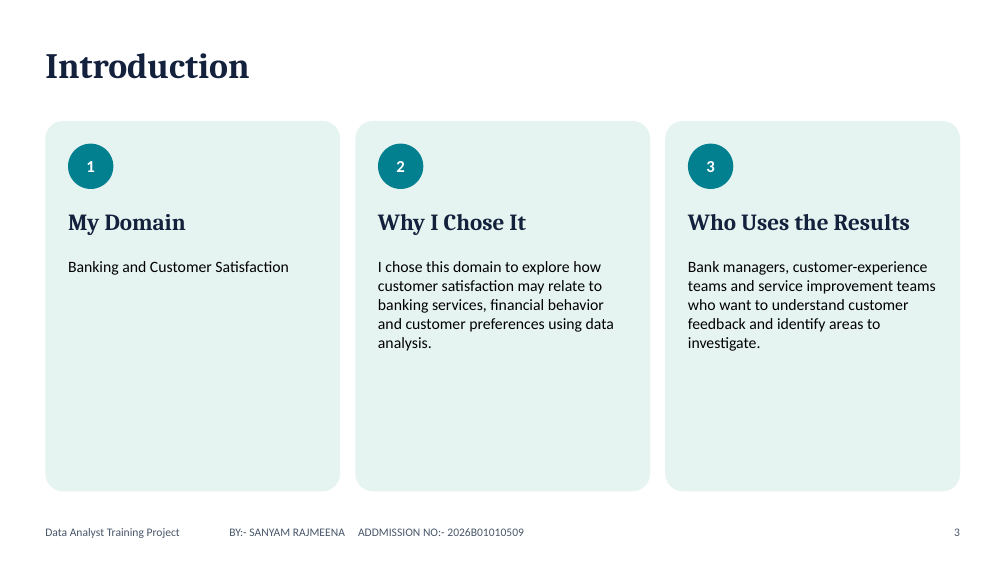
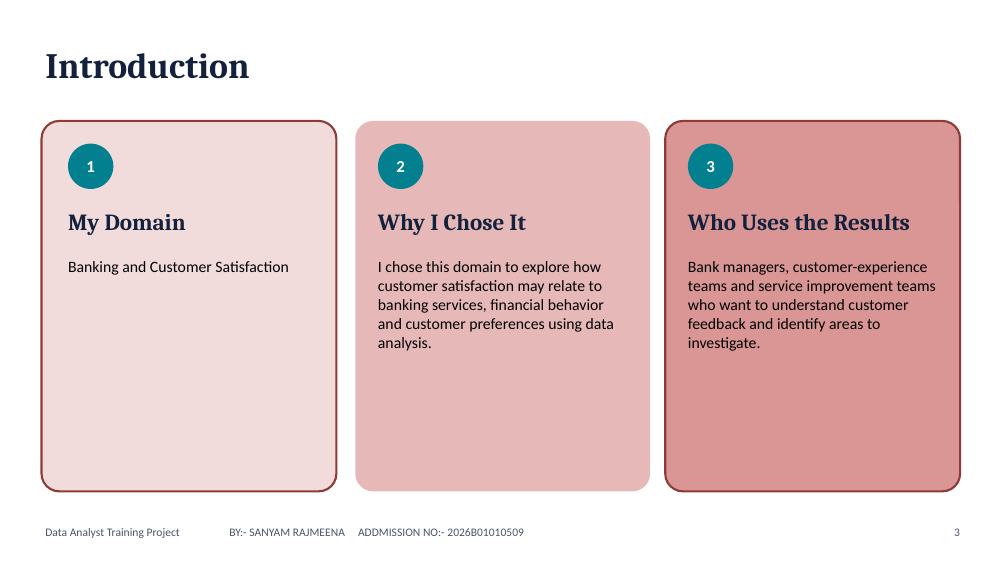
Before and after one commit to sai-secretive/HCL_DATA_ANALYTICS_PROJECT, a slide deck: slide 2 of script/presentation.pptx. Drawn at 1008x567 pixels with LibreOffice and Linux fonts; fonts in the diff are those of the drawing. Boxes give left, top, right and bottom in pixels: in the first picture for what was removed or moved away, otherwise in the second. Text is boxed around its words. In the diff, an @@ line names an element or a change of style, - is before the commit and + after.

```diff
--- a/script/presentation.pptx
+++ b/script/presentation.pptx
@@ rounded rectangle at box(42, 121, 337, 492): fill #E6F4F1 to #F2DCDB; outline none to #8E3B39 2 pt @@
@@ rounded rectangle at box(355, 121, 650, 492): fill #E6F4F1 to #E6B9B8 @@
@@ rounded rectangle at box(665, 121, 960, 492): fill #E6F4F1 to #D99694; outline none to #8E3B39 2 pt @@
```
Also in this commit, not shown: 11 other slides changed.
